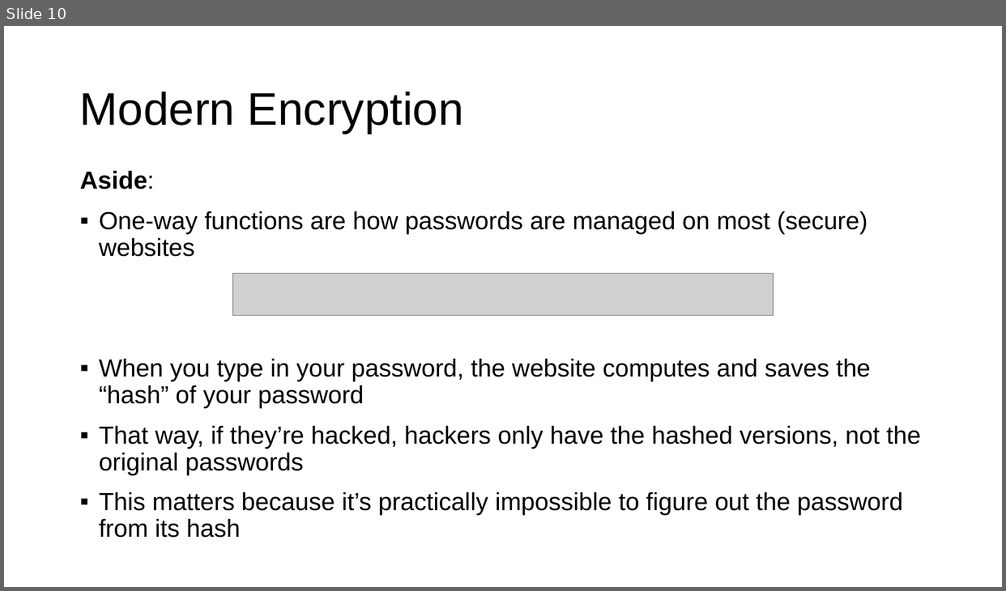
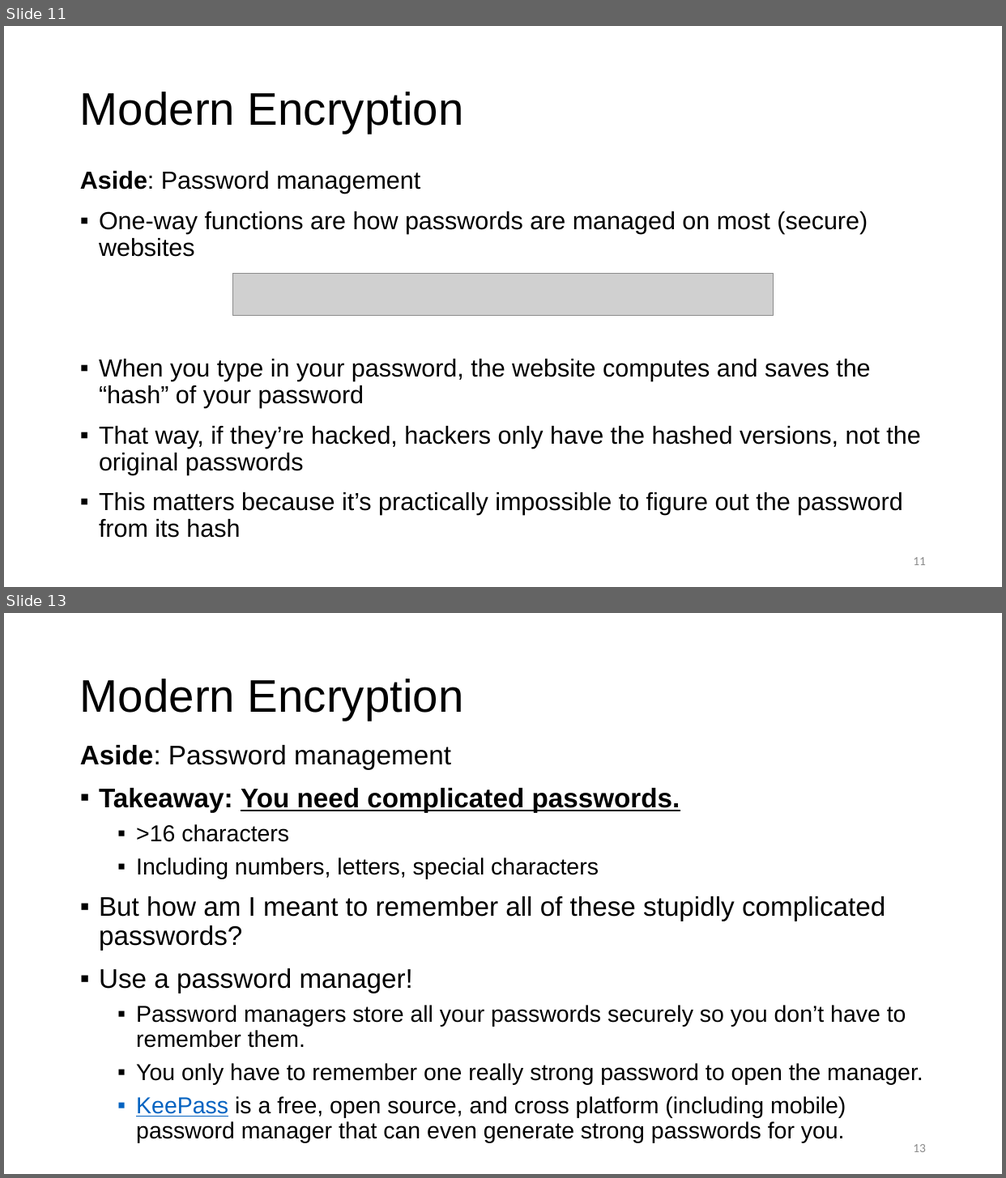
Before and after one commit to sarttiso/digital-security, a slide deck: digital_security_strikeU.pptx. Shown one above the other, each under a label of ours: slide 10 before the commit, slides 11 and 13 after it; the slides between them are not shown. The pictures are 1006x591 and 1006x1178 pixels, drawn with LibreOffice and Linux fonts; fonts in the diff are those of the drawing; grey boxes stand for pictures. Boxes give left, top, right and bottom in pixels: in the first picture for what was removed or moved away, otherwise in the second. Text is boxed around its words. In the diff, an @@ line names an element or a change of style, - is before the commit and + after.

```diff
--- a/digital_security_strikeU.pptx
+++ b/digital_security_strikeU.pptx
@@ slide 13 added at box(4, 613, 1002, 1174), background #FFFFFF @@
@@ title added at box(80, 679, 464, 720), 44 pt, text #000000 @@
+Modern Encryption
@@ text added at box(80, 745, 923, 1143), 22.2 pt, text #000000 @@
+Aside: Password management
+▪ Takeaway: You need complicated passwords.
+  ▪ >16 characters
+  ▪ Including numbers, letters, special characters
+▪ But how am I meant to remember all of these stupidly complicated passwords?
+▪ Use a password manager!
+  ▪ Password managers store all your passwords securely so you don’t have to remember them.
+  ▪ You only have to remember one really strong password to open the manager.
+  ▪ KeePass is a free, open source, and cross platform (including mobile) password manager that can even generate strong passwords for you.
@@ page number added at box(913, 1144, 926, 1152), 12 pt, text #8C8C8C @@
+13
@@ what was slide 10 is now slide 11 @@
@@ slide 11 changed as well @@
@@ text at box(80, 171, 420, 194): text changed; bold off @@
-Aside:
+Aside: Password management
@@ page number added at box(913, 557, 926, 565), 12 pt, text #8C8C8C @@
+11
```
Also in this commit, not shown: 17 other slides changed, 10 other slides added, 1 slide removed, 8 other files.
